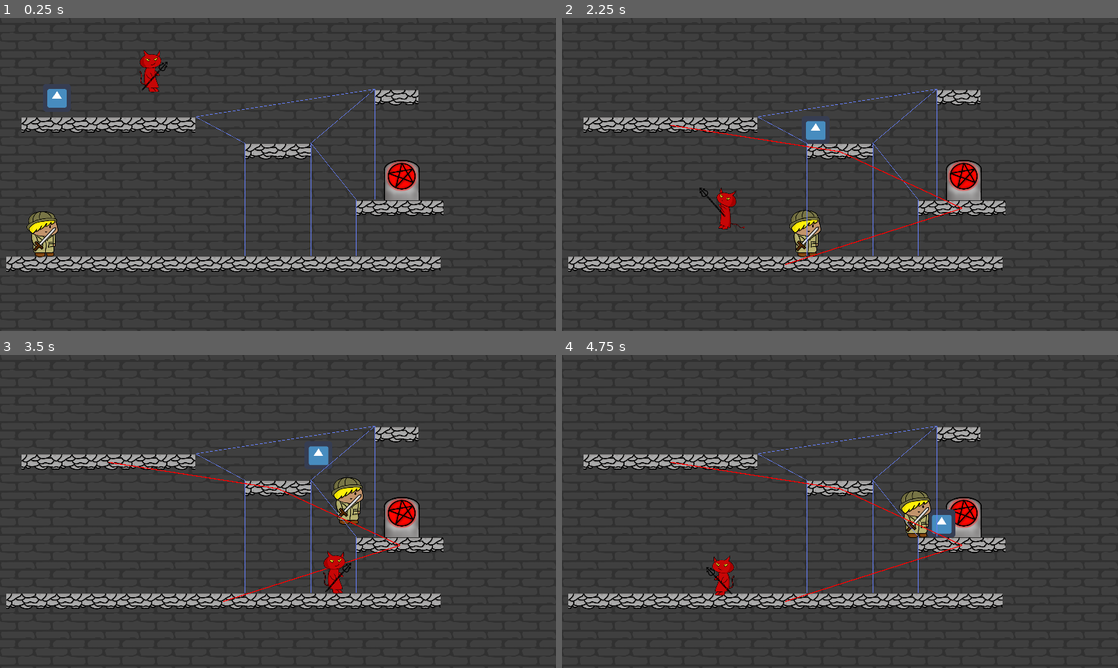
Above: before the commit, frames 1-4 (two rows, left to right).
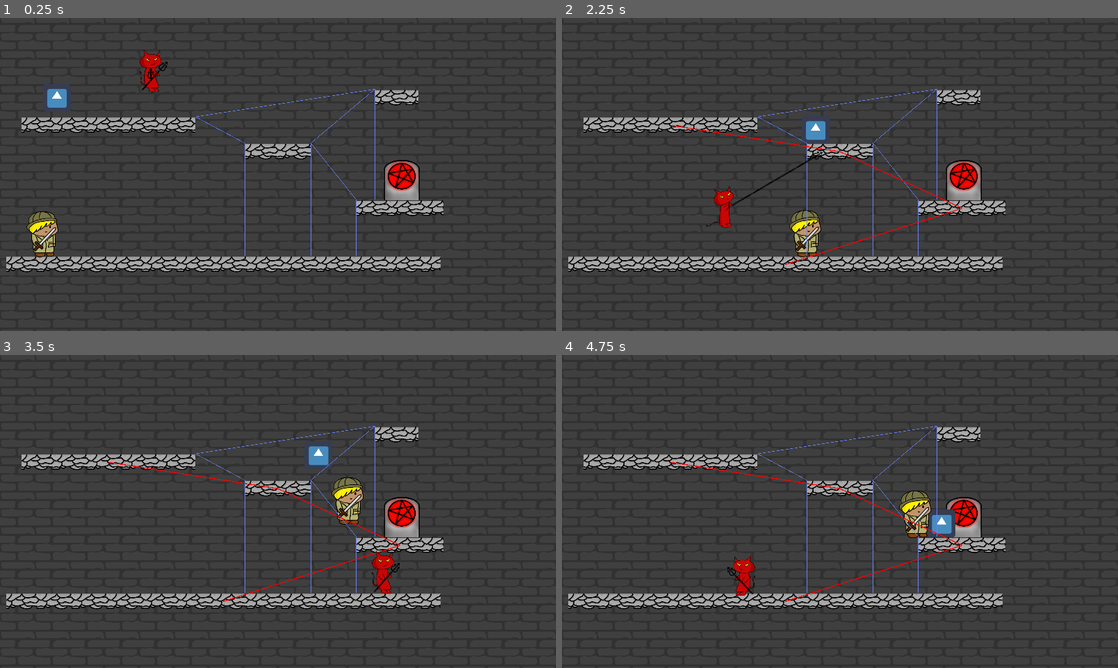
Above: after the commit, the same moments.

Repository: CiaranWoodward/LD48
Game: Godot game, scene res://Levels/TestLevel.tscn
Two runs of this game, one before a commit and one after it. Both use one fixed random seed, a clock stepped at 60 frames per second and the inputs below. The engine's default icon, where the game draws it, is replaced by a stand-in: a white triangle on a blue panel in a dark square.
Inputs (mouse positions are in pixels of both pictures, inside the frame that each line leads up to):
- Up to frame 1 (0.25 s): no input
- Up to frame 2 (2.25 s): move the mouse to (962, 158) at 0.52 s; press the mouse at (962, 158) at 0.53 s; hold D (player_right) 0.53-1.28 s; tap W (player_jump) at 0.77, 1.52 s; move the mouse to (728, 190) at 1.27 s; release the mouse at (728, 190) at 1.28 s; hold Left (player_left) 1.28-2.03 s; click (728, 190) at 1.35 s; move the mouse to (895, 105) at 2.02 s; hold D (player_right) from 2.03 s (still down); hold Right mouse button (player_grapple) from 2.03 s (still down)
- Up to frame 3 (3.5 s): keep holding D (player_right); click (333, 442) at 2.3 s; move the mouse to (250, 574) at 2.77 s; release Right mouse button (player_grapple) at 2.78 s; click (250, 574) at 2.85 s; tap W (player_jump) at 3.02 s
- Up to frame 4 (4.75 s): move the mouse to (1006, 558) at 3.52 s; release D (player_right) at 3.53 s; press the mouse at (1006, 558) at 3.53 s; hold Left (player_left) from 3.53 s (still down); tap W (player_jump) at 3.77, 4.52 s; move the mouse to (673, 464) at 4.27 s; release the mouse at (673, 464) at 4.28 s; right-click (673, 464) at 4.35 s; click (673, 464) at 4.55 s

The runs differ from the first frame. In frame 1, less than 0.1% of the frame differs, in the area x 26-28%, y 16-20%; in frame 2, 0.3%; in frame 3, 0.7%, in the area x 58-72%, y 62-77%; in frame 4, 0.7%.

Commit message:
Add grapple drawing

Diff:
--- a/Demon/Demon.gd
+++ b/Demon/Demon.gd
@@ -51,6 +51,7 @@
 	# Attack
 	if event.is_action_pressed("player_attack"):
 		if _jumping || !_on_floor:
+			_end_grapple()
 			stateMachine.travel("FlyingAttack")
 		else:
 			stateMachine.travel("Attack")
@@ -78,6 +79,9 @@
 	$SpeedTween.interpolate_property(self, "speed_proportion", null, 1, grapple_accel_time, Tween.TRANS_EXPO, Tween.EASE_OUT)
 	$SpeedTween.start()
 	stateMachine.travel("Grapple")
+	$GrappleChain.visible = true
+	$GrappleHook.visible = true
+	myTrident.visible = false
 
 func _end_grapple():
 	if !IsGrappling():
@@ -91,6 +95,9 @@
 		_direction = -1
 	_grapplePoint = Vector2.INF
 	_leavefloor()
+	$GrappleChain.visible = false
+	$GrappleHook.visible = false
+	myTrident.visible = true
 
 func IsGrappling() -> bool:
 	return (_grapplePoint != Vector2.INF)
@@ -106,7 +113,6 @@
 	if left && !right:
 		_direction = -1
 		_state = state.WALKING
-		$Flipper.scale.x = -abs($Flipper.scale.x)
 		_rapid_switcher = true
 	elif right && !left:
 		_direction = 1
@@ -216,9 +222,21 @@
 
 func _handle_playergrapplemove(delta: float) -> void:
 	var dir = myHand.global_position.direction_to(_grapplePoint)
+	var dist = myHand.global_position.distance_to(_grapplePoint)
+	var midpoint = (myHand.global_position + _grapplePoint)/2
+	var angle = myHand.global_position.angle_to_point(_grapplePoint) -PI/2
 	var kc = move_and_collide(dir * delta * speed_proportion * max_grapplespeed)
 	if is_instance_valid(kc):
 		_end_grapple()
+	$GrappleChain.global_rotation = angle
+	$GrappleChain.global_position = midpoint
+	$GrappleChain.region_rect.size.y = int(dist)/$GrappleChain.scale.x
+	$GrappleHook.rotation = angle
+	$GrappleHook.global_position = _grapplePoint
+	if dir.x > 0:
+		$Flipper.scale.x = abs($Flipper.scale.x)
+	if dir.x < 0:
+		$Flipper.scale.x = -abs($Flipper.scale.x)
 
 func _physics_process(delta: float) -> void:
 	if IsGrappling():
--- a/Demon/Demon.tscn
+++ b/Demon/Demon.tscn
@@ -19,6 +19,8 @@
 [ext_resource path="res://Graphics/Demon/Attack/Attack0002.png" type="Texture" id=17]
 [ext_resource path="res://Graphics/Demon/Attack/Attack0000.png" type="Texture" id=18]
 [ext_resource path="res://Demon/Demon.gd" type="Script" id=19]
+[ext_resource path="res://Graphics/Demon/Chain0000.png" type="Texture" id=20]
+[ext_resource path="res://Graphics/Demon/TridentHead0000.png" type="Texture" id=21]
 
 [sub_resource type="SpriteFrames" id=1]
 animations = [ {
@@ -652,10 +654,9 @@
 
 [node name="Demon" type="AnimatedSprite" parent="Flipper"]
 position = Vector2( 7.76523, 111.127 )
-scale = Vector2( 0.5, 0.498648 )
+scale = Vector2( 0.5, 0.495069 )
 frames = SubResource( 1 )
 animation = "Idle"
-frame = 1
 offset = Vector2( -20.8795, -237.75 )
 
 [node name="Eyes" type="AnimatedSprite" parent="Flipper/Demon"]
@@ -696,3 +697,13 @@
 
 [node name="GravityTween" type="Tween" parent="."]
 playback_process_mode = 0
+
+[node name="GrappleChain" type="Sprite" parent="."]
+scale = Vector2( 0.5, 0.5 )
+texture = ExtResource( 20 )
+region_enabled = true
+region_rect = Rect2( 0, 0, 11, 50 )
+
+[node name="GrappleHook" type="Sprite" parent="."]
+scale = Vector2( 0.5, 0.5 )
+texture = ExtResource( 21 )
Not shown: 1 places in Demon/Demon.tscn that only renumber resources
